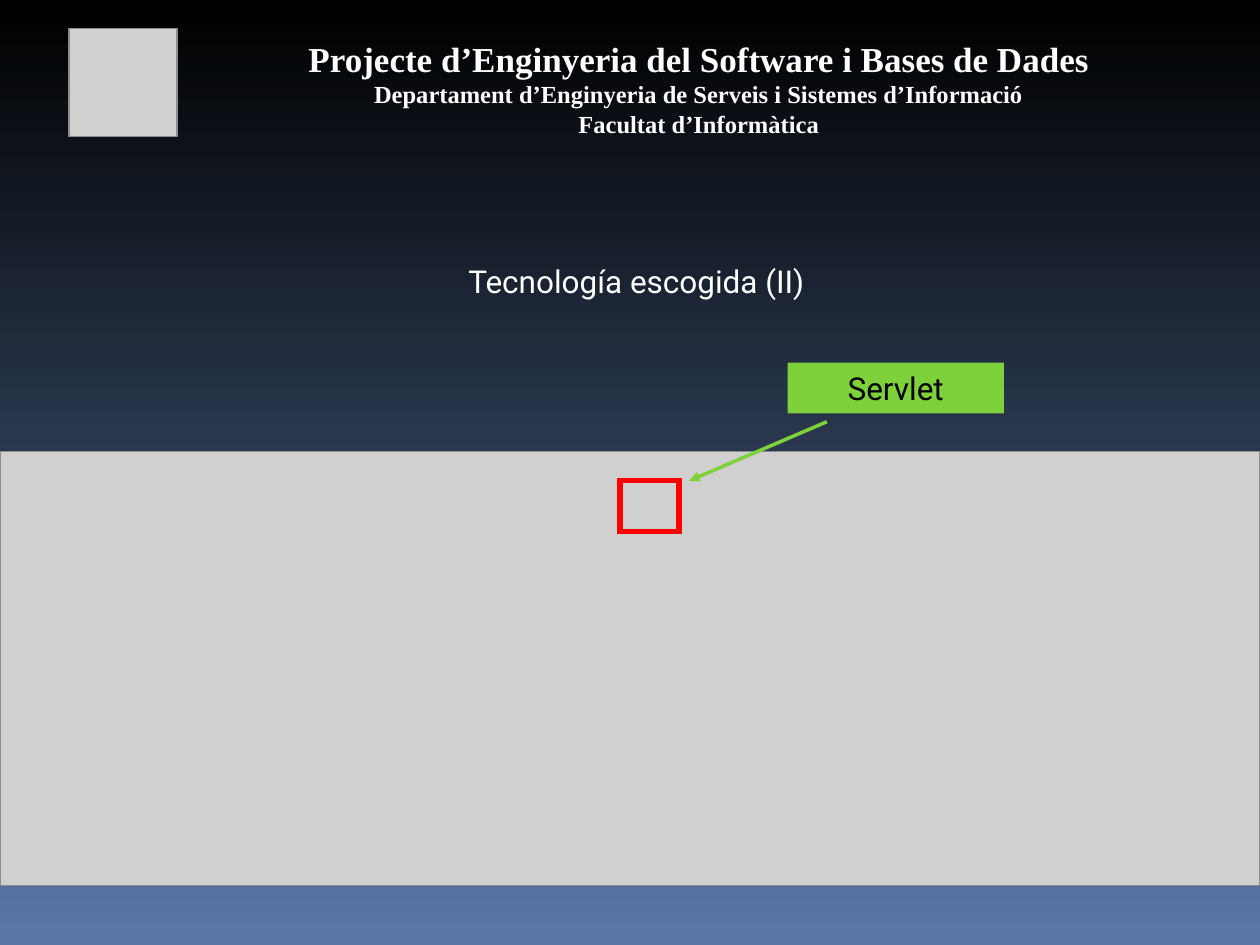
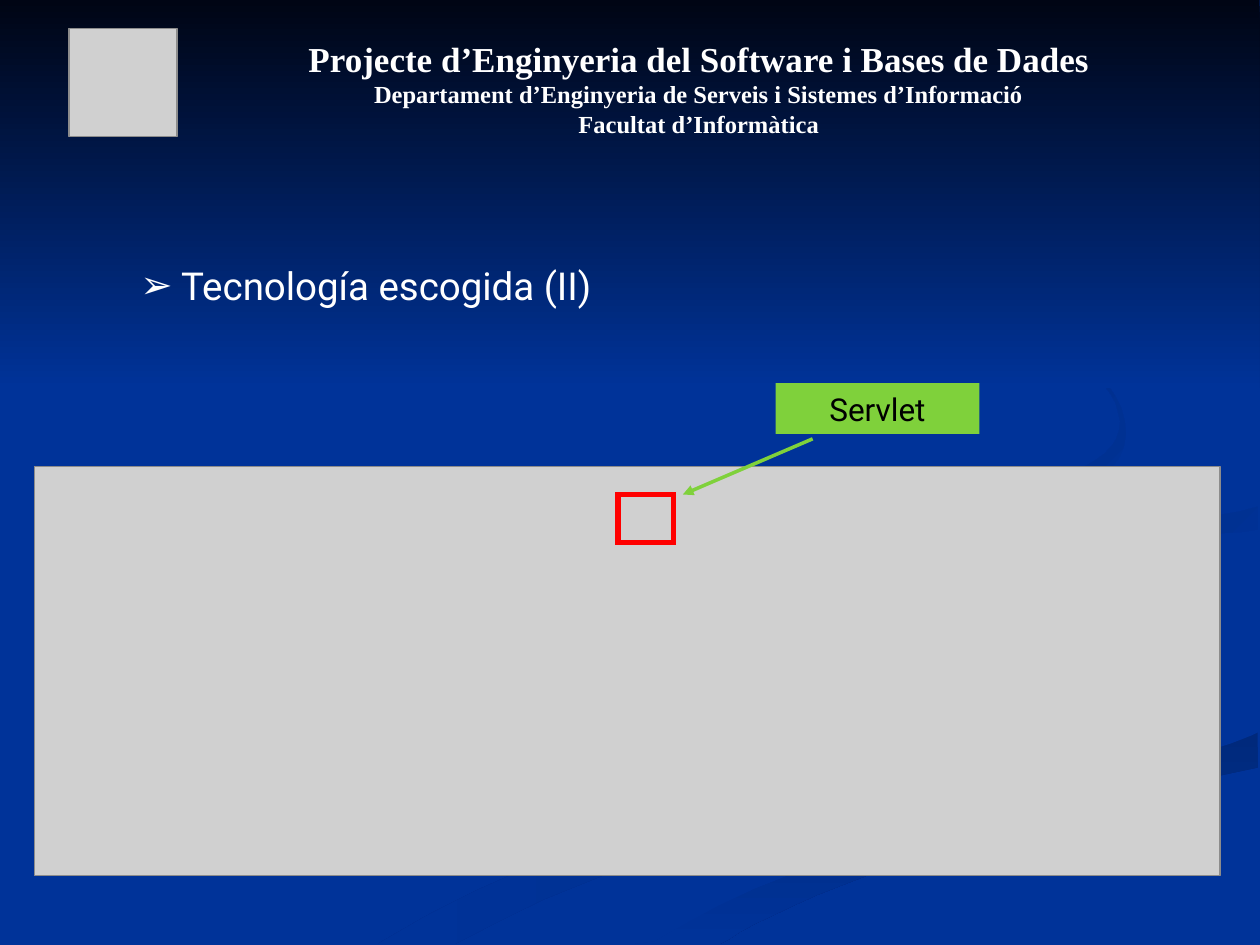
Before and after one commit to mvm9289/escfib, a slide deck: slide 14 of Docs/0910Q2-08-E-1.0-Presentacion.ppt (slide 15 before the commit). Drawn at 1260x945 pixels with LibreOffice and Linux fonts; fonts in the diff are those of the drawing; grey boxes stand for pictures. Boxes give left, top, right and bottom in pixels: in the first picture for what was removed or moved away, otherwise in the second. Text is boxed around its words. In the diff, an @@ line names an element or a change of style, - is before the commit and + after.

```diff
--- a/Docs/0910Q2-08-E-1.0-Presentacion.ppt
+++ b/Docs/0910Q2-08-E-1.0-Presentacion.ppt
@@ background gradient #000000 to #5A77A9 to #003399 @@
@@ group added at [0, 0, 1260, 944]: 6 freeform shapes @@
@@ text "Tecnología escogida (II)" at [181, 269, 591, 309]: size 18 to 22 pt; alignment centre to left; bullet none to ➢ @@
@@ rectangle "Servlet": place and size @@
-rectangle "Servlet" at [788, 363, 1004, 413]
+rectangle "Servlet" at [776, 383, 980, 433]
@@ arrow moved from (827, 422) - (689, 481) to (813, 438) - (683, 494) @@
@@ picture: place and size @@
-picture at [0, 451, 1260, 886]
+picture at [34, 466, 1220, 876]
@@ rectangle: place and size @@
-rectangle at [620, 481, 679, 532]
+rectangle at [619, 494, 674, 542]
```
Also in this commit, not shown: 23 other slides changed, 1 slide removed.
